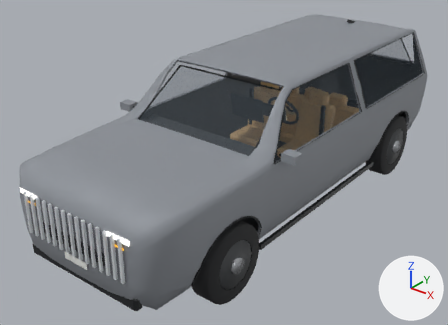
Renders of the glTF model public/models/cars/fleet-v800.glb from each side of a commit.
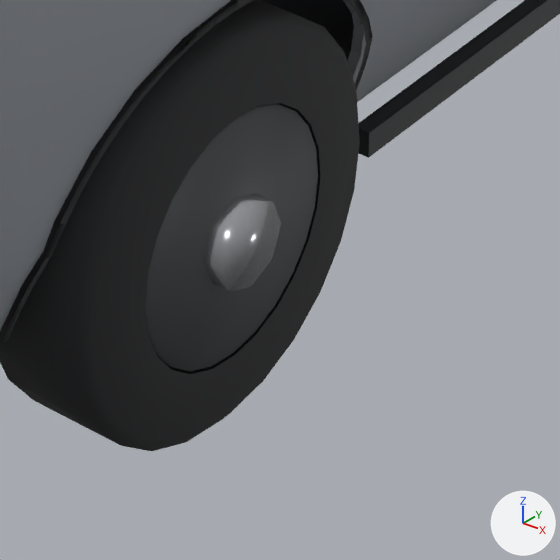
The first picture shows the older version from a 50 mm lens placed at (3.9, -5.53, 3.78), pointed at (-0.21, -0.39, 0.6). The close-ups show the older and then the newer version on the part from 43% to 66% of the width and 68% to 100% of the height of that picture. Only the edits that show in the close-ups are written down. Arrows for +X, +Y and +Z are at lower right; the lights stay in place. Where no turn or scale is listed for an object, it has been applied to the vertices. Vertices at exactly the same position are counted once.

Objects in the first close-up: 'Body', 'Surface_CarRoot_BlackTrim', 'Surface_CarRoot_Cladding', 'Surface_WheelFrontL_Tyre', 'WheelFrontL_Hub', 'WheelFrontL_Rim'.
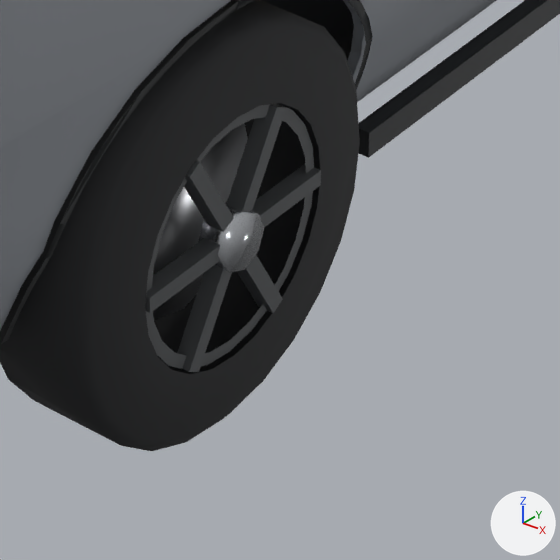
Pixel boxes [x1, y1, x2, y2] of what changed, in the close-ups (560 x 560 px):
```json
{"object": "WheelFrontL_Rim", "change": "deleted", "before": [145, 103, 318, 371]}
{"object": "Surface_WheelFrontL_Rim", "change": "added", "after": [145, 104, 321, 372]}
{"object": "WheelFrontL_Hub", "change": "moved, rescaled", "before": [204, 194, 281, 291], "after": [198, 202, 264, 273]}
{"object": "WheelFrontL_BrakeDisc", "change": "added", "after": [153, 124, 248, 320]}
```

The change, as JSON lines over the scene's bpy script:
```json
{"op": "add", "block": "mat_brakedisc", "code": ["mat_brakedisc = principled_material('BrakeDisc')", "mat_brakedisc.base_color = (0.42, 0.43, 0.45)  # grey #adafb3", "mat_brakedisc.metallic = 1.0", "mat_brakedisc.roughness = 0.35"]}
{"block": "me_cylinder_013", "where": "# used by ob_wheelfrontl_hub; location = (0.99, -1.715, 0.402)"}
{"op": "remove", "block": "me_cylinder_013", "code": "me_cylinder_013.from_pydata(...)  # 16 vertices, 28 faces; spans x -0.038..0.038, y -0.086..0.086, z -0.086..0.086"}
{"op": "add", "block": "me_cylinder_013", "code": "me_cylinder_013.from_pydata(...)  # 16 vertices, 28 faces; spans x -0.03..0.03, y -0.056..0.056, z -0.056..0.056"}
{"block": "me_cylinder_013", "change": "me_cylinder_013 part 1: the whole mesh is scaled about its middle by (0.8, 0.657, 0.657)"}
{"op": "add", "block": "me_cylinder_012_1", "code": ["me_cylinder_012_1 = bpy.data.meshes.new('Cylinder.012')", "me_cylinder_012_1.from_pydata(...)  # a 12-sided cylinder along x spanning x -0.01..0.01, y -0.201..0.201, z -0.201..0.201", "me_cylinder_012_1.materials.append(mat_brakedisc)  # grey #adafb3"]}
{"op": "add", "block": "me_wheelfrontl_rimlipmesh", "code": ["me_wheelfrontl_rimlipmesh = bpy.data.meshes.new('WheelFrontL_RimLipMesh')", "me_wheelfrontl_rimlipmesh.from_pydata(...)  # 96 vertices, 120 faces; spans x 0.095..0.13, y -0.245..0.245, z -0.245..0.245", "me_wheelfrontl_rimlipmesh.materials.append(mat_rim)  # dark grey #4d5052"]}
{"op": "set", "path": "ob_wheelfrontl_hub.location", "old": "(0.99, -1.715, 0.402)", "new": "(0.983, -1.715, 0.402)"}
{"op": "remove", "block": "ob_wheelfrontl_rim", "code": ["ob_wheelfrontl_rim = bpy.data.objects.new('WheelFrontL_Rim', me_cylinder_012)", "ob_wheelfrontl_rim.location = (0.963, -1.715, 0.402)"]}
{"op": "add", "block": "ob_wheelfrontl_brakedisc", "code": ["ob_wheelfrontl_brakedisc = bpy.data.objects.new('WheelFrontL_BrakeDisc', me_cylinder_012_1)", "ob_wheelfrontl_brakedisc.location = (0.868, -1.715, 0.402)"]}
{"op": "add", "block": "ob_surface_wheelfrontl_rim", "code": ["ob_surface_wheelfrontl_rim = bpy.data.objects.new('Surface_WheelFrontL_Rim', me_wheelfrontl_rimlipmesh)", "ob_surface_wheelfrontl_rim.location = (0.868, -1.715, 0.402)"]}
```
